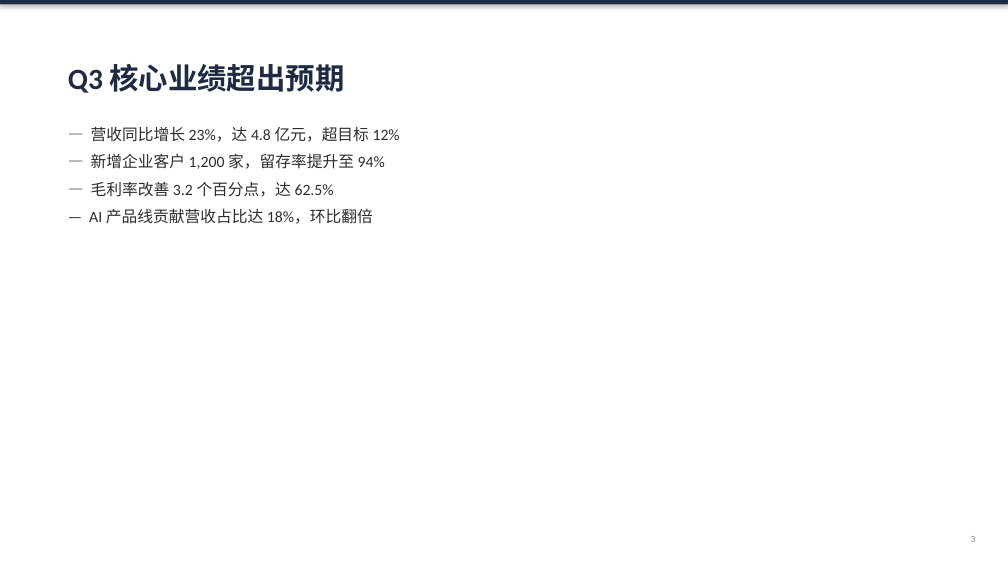
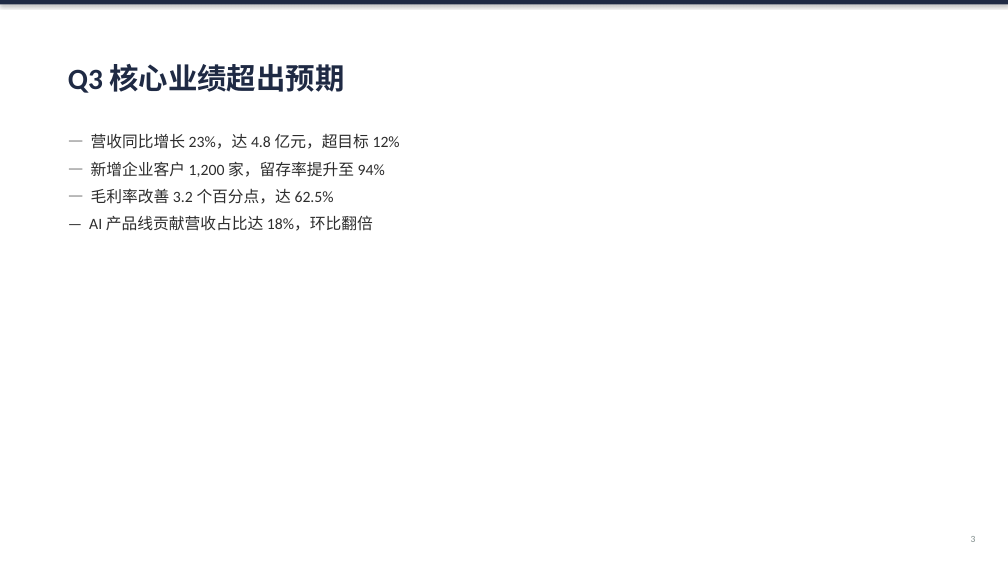
Before and after one commit to yihan1944/ppt-cc, a slide deck: slide 3 of templates/sample-consulting.pptx. Drawn at 1008x567 pixels with LibreOffice and Linux fonts; fonts in the diff are those of the drawing. Boxes give left, top, right and bottom in pixels: in the first picture for what was removed or moved away, otherwise in the second. Text is boxed around its words. In the diff, an @@ line names an element or a change of style, - is before the commit and + after.

Commit message:
fix: improve content layout spacing, update sample template
- Content slides use fixed top spacing instead of broken vertical centering
- Two-column slides same fix
- Updated sample template with consistent spacing

```diff
--- a/templates/sample-consulting.pptx
+++ b/templates/sample-consulting.pptx
@@ text "— 营收同比增长 23%，达 4.8 亿元，超目标 ..." moved from (x1=89, y1=126, x2=400, y2=224) to (x1=89, y1=133, x2=400, y2=231) @@
```
Also in this commit, not shown: 2 other slides changed, 1 other file.
